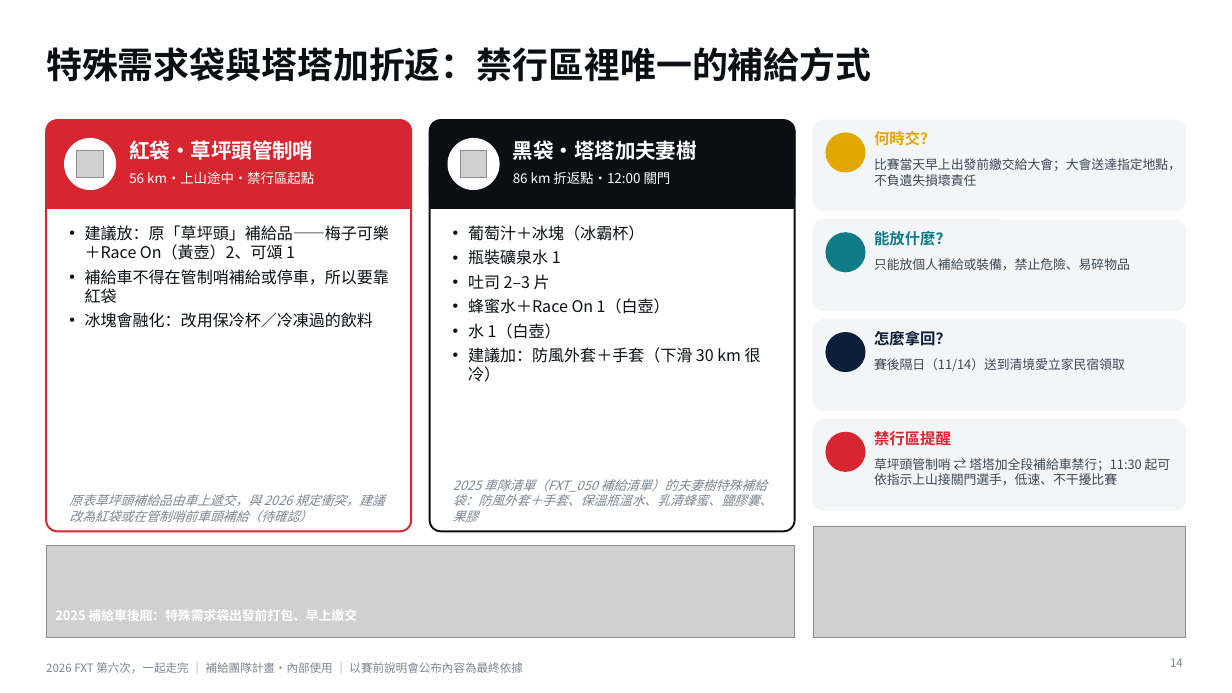
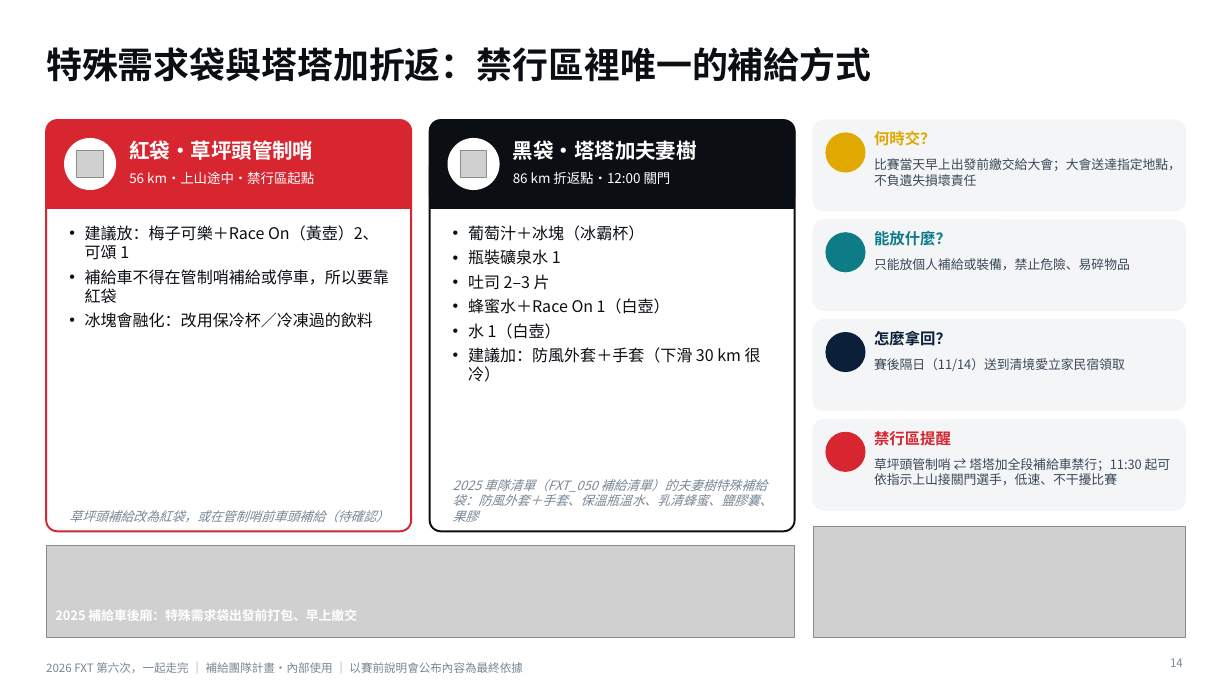
Before and after one commit to powermovebboy-sys/Race-site, a slide deck: slide 14 of deck/2026_FXT_第六次一起走完.pptx. Drawn at 1232x693 pixels with LibreOffice and Linux fonts; fonts in the diff are those of the drawing; grey boxes stand for pictures; background and template pictures are left out. Boxes give left, top, right and bottom in pixels: in the first picture for what was removed or moved away, otherwise in the second. Text is boxed around its words. In the diff, an @@ line names an element or a change of style, - is before the commit and + after.

```diff
--- a/deck/2026_FXT_第六次一起走完.pptx
+++ b/deck/2026_FXT_第六次一起走完.pptx
@@ text at (85, 225, 379, 260): text changed @@
-• 建議放：原「草坪頭」補給品——梅子可樂＋Race On（黃壺）2、可頌 1
+• 建議放：梅子可樂＋Race On（黃壺）2、可頌 1
@@ text at (69, 510, 389, 522): text changed @@
-原表草坪頭補給品由車上遞交，與 2026 規定衝突，建議改為紅袋或在管制哨前車頭補給（待確認）
+草坪頭補給改為紅袋，或在管制哨前車頭補給（待確認）
```
Also in this commit, not shown: 7 other slides changed, 2 other files.
